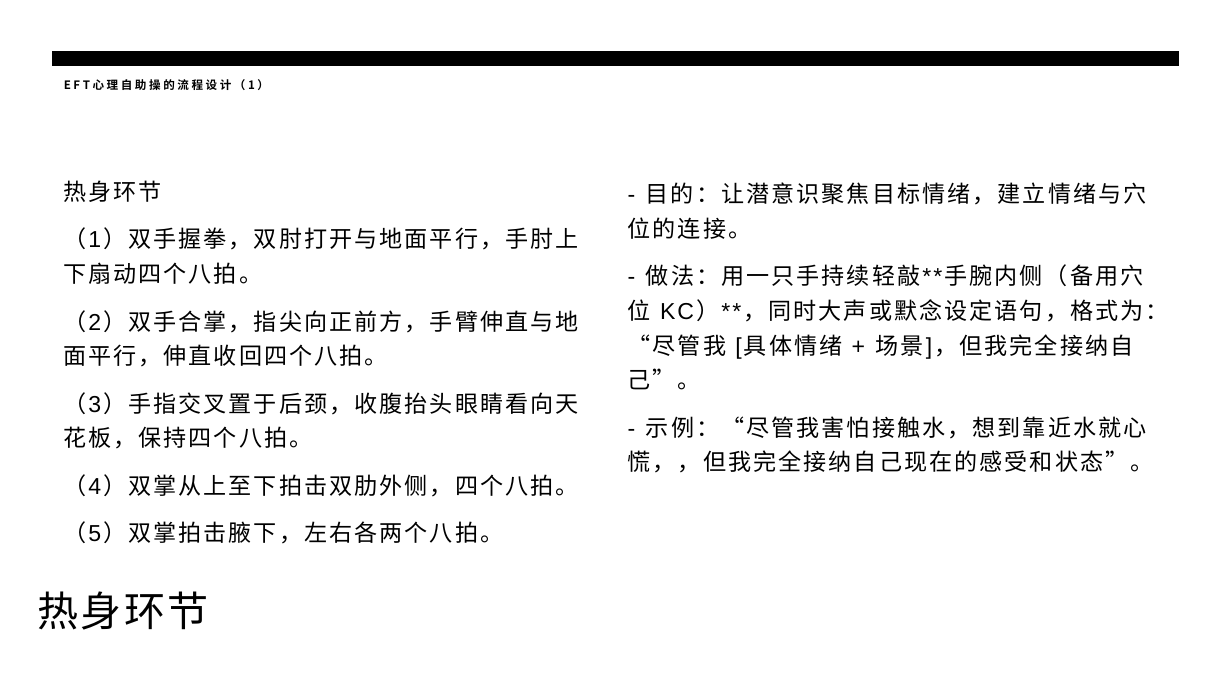
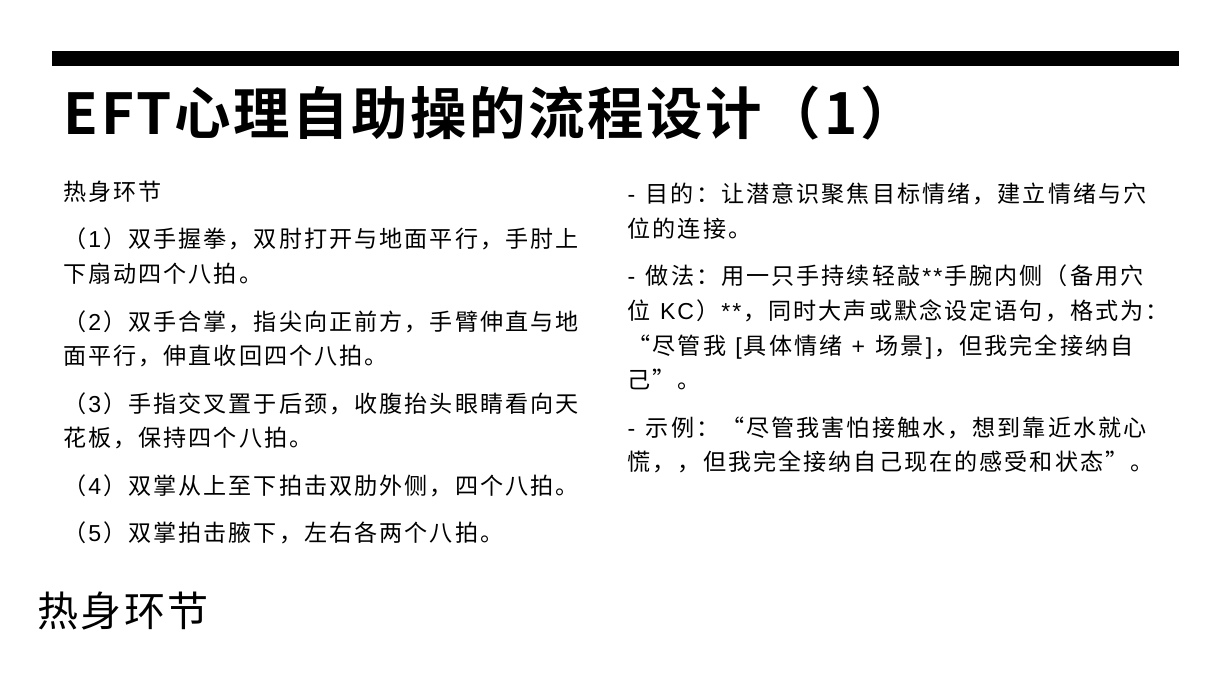
Before and after one commit to panxibei/writing, a slide deck: slide 10 of 44_心理学/28_浥尘伙伴社团原创：音乐治疗/PPT/浥尘伙伴社团原创：情绪释放疗法（EFT）心理训练.pptx (slide 8 before the commit). Drawn at 1232x693 pixels with LibreOffice and Linux fonts; fonts in the diff are those of the drawing. Boxes give left, top, right and bottom in pixels: in the first picture for what was removed or moved away, otherwise in the second. Text is boxed around its words. In the diff, an @@ line names an element or a change of style, - is before the commit and + after.

```diff
--- a/44_心理学/28_浥尘伙伴社团原创：音乐治疗/PPT/浥尘伙伴社团原创：情绪释放疗法（EFT）心理训练.pptx
+++ b/44_心理学/28_浥尘伙伴社团原创：音乐治疗/PPT/浥尘伙伴社团原创：情绪释放疗法（EFT）心理训练.pptx
@@ title "EFT心理自助操的流程设计（1）" at (x1=64, y1=85, x2=917, y2=140): size 9 to 44 pt @@
```
Also in this commit, not shown: 11 other slides changed, 4 slides added, 1 other file.
